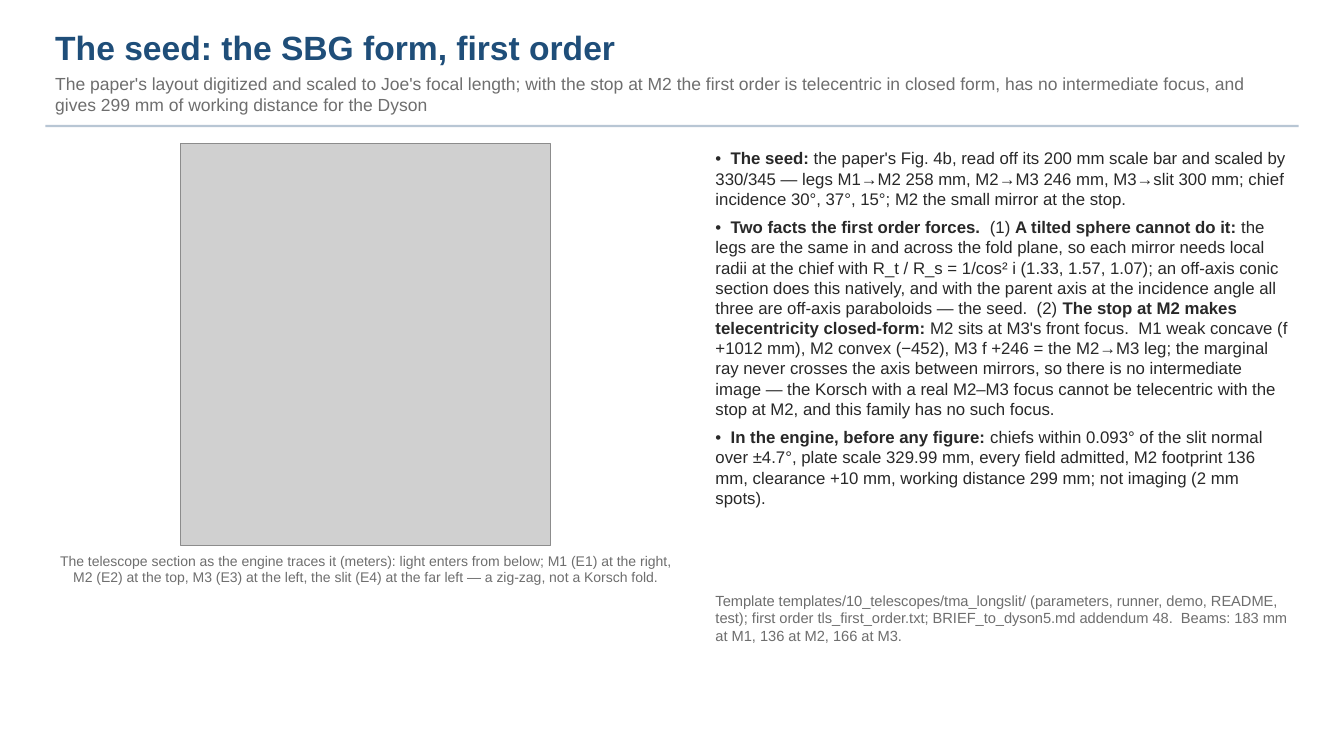
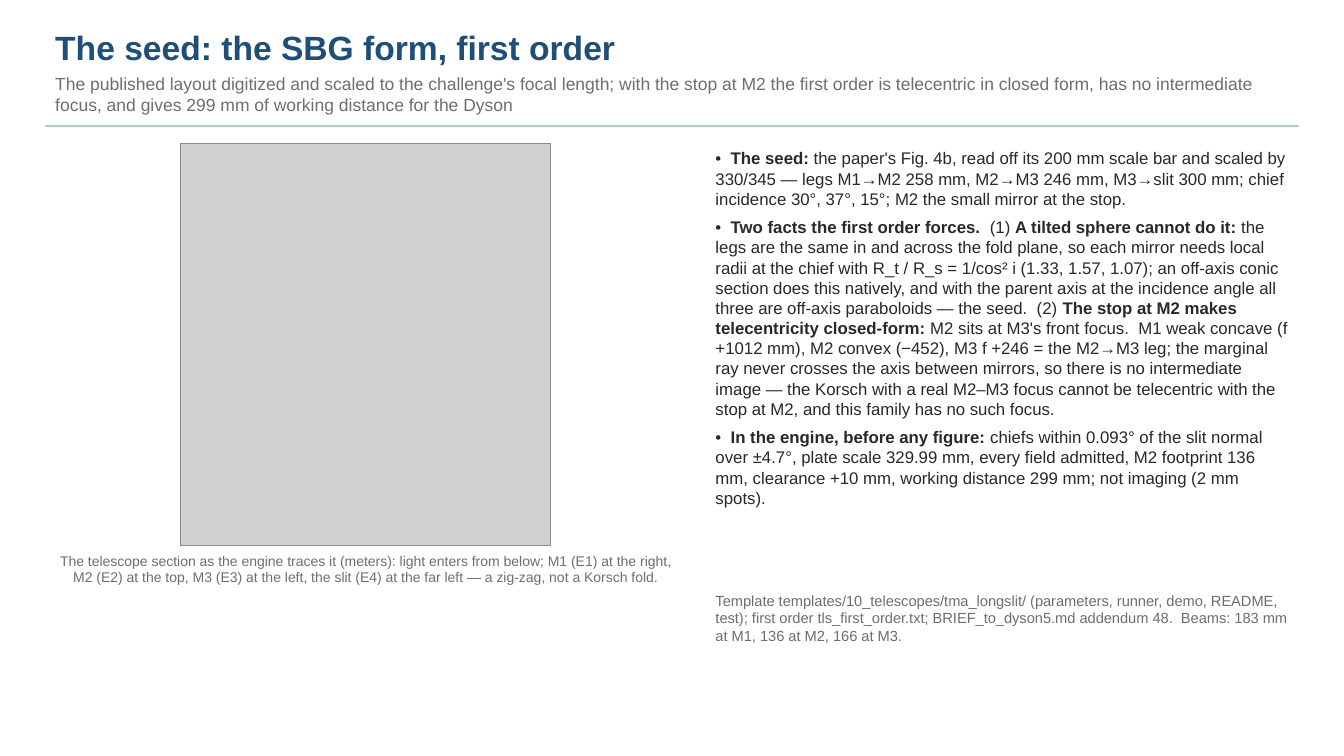
Before and after one commit to nasa-jpl/macos, a slide deck: slide 8 of demo_session/deck_dyson_3k.pptx. Drawn at 1344x756 pixels with LibreOffice and Linux fonts; fonts in the diff are those of the drawing; grey boxes stand for pictures. Boxes give left, top, right and bottom in pixels: in the first picture for what was removed or moved away, otherwise in the second. Text is boxed around its words. In the diff, an @@ line names an element or a change of style, - is before the commit and + after.

```diff
--- a/demo_session/deck_dyson_3k.pptx
+++ b/demo_session/deck_dyson_3k.pptx
@@ text at bbox=[55, 77, 1252, 115]: text changed @@
-The paper's layout digitized and scaled to Joe's focal length; with the stop at M2 the first order is telecentric in closed form, has no intermediate focus, and gives 299 mm of working distance for the Dyson
+The published layout digitized and scaled to the challenge's focal length; with the stop at M2 the first order is telecentric in closed form, has no intermediate focus, and gives 299 mm of working distance for the Dyson
```
Also in this commit, not shown: 7 other slides changed, 1 other file.
